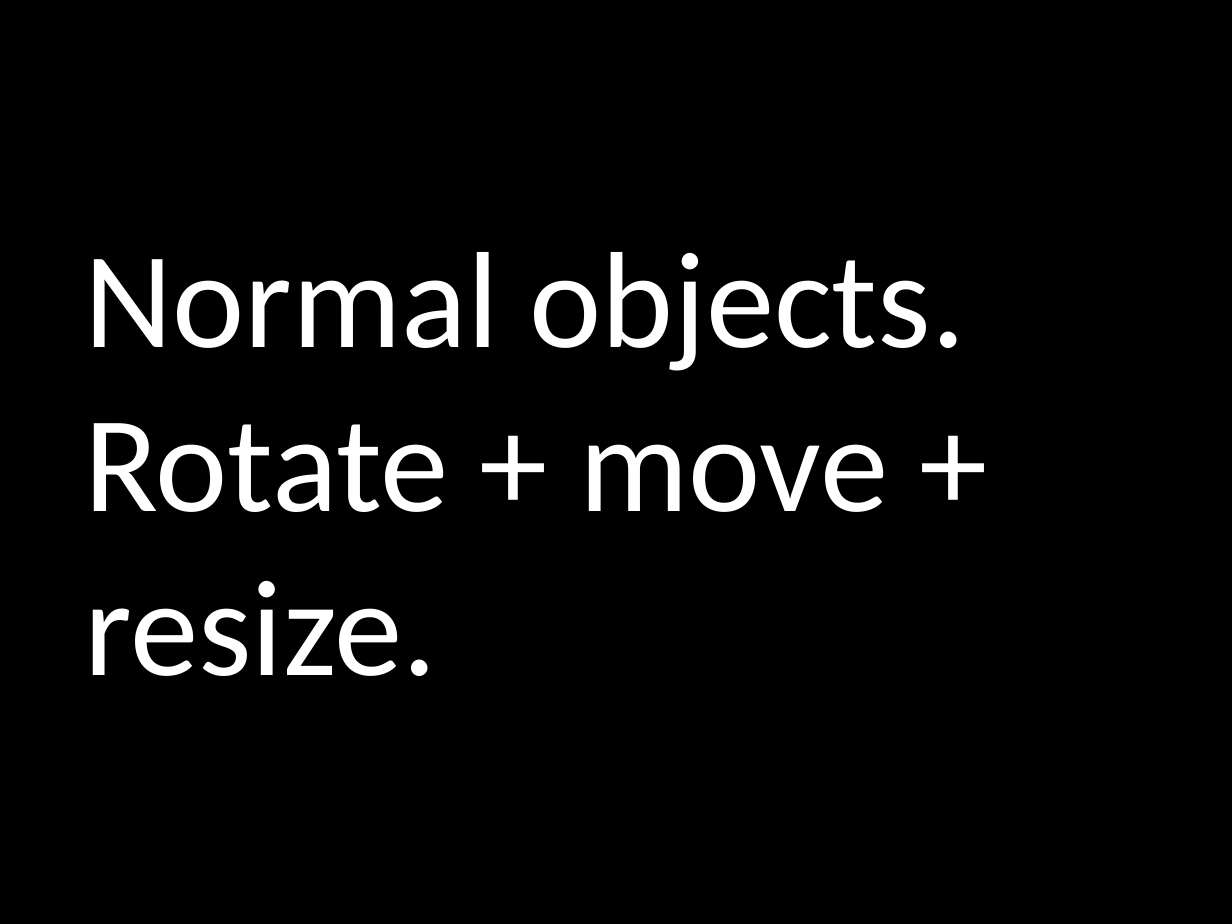
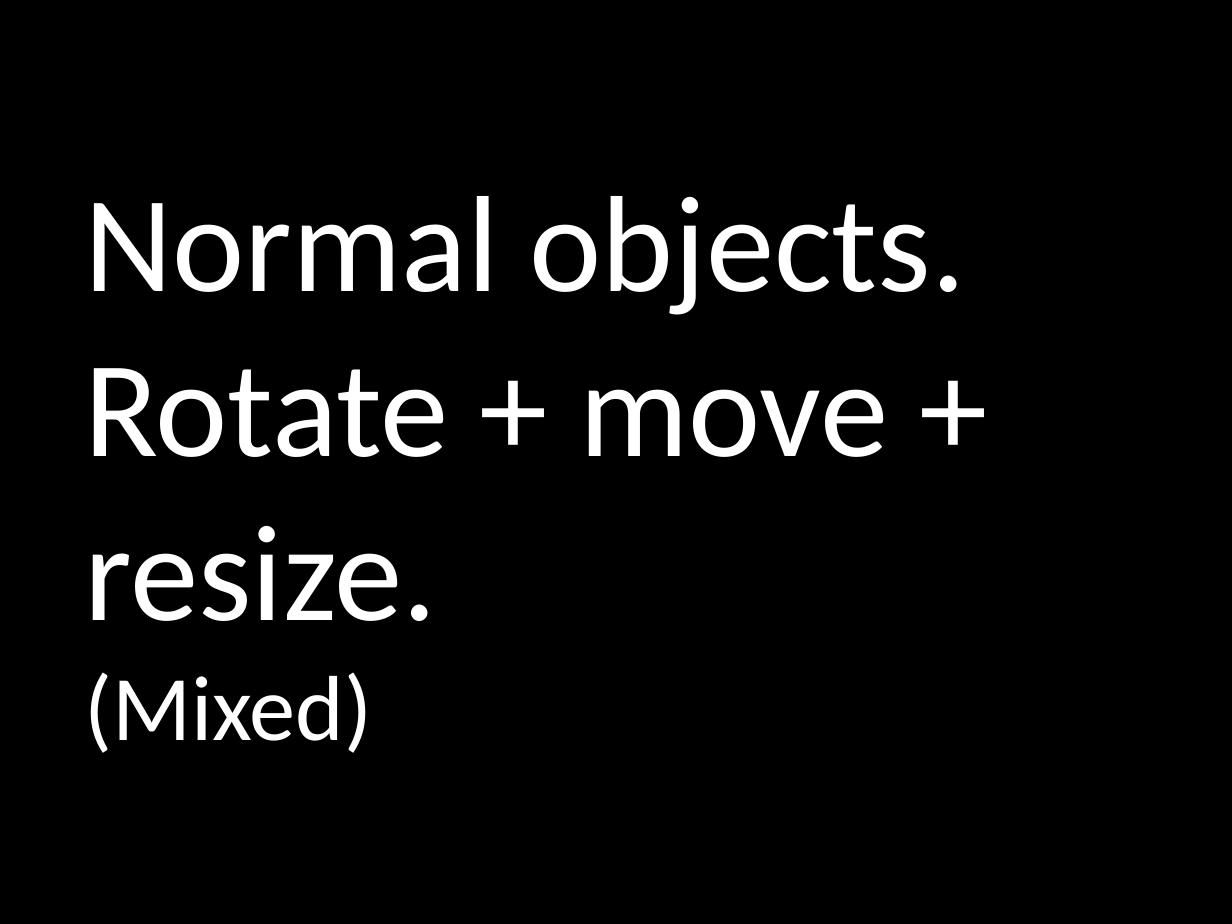
Before and after one commit to PowerPointLabs/PowerPointLabs, a slide deck: slide 31 of doc/Test scenarios.pptx (slide 7 before the commit). Drawn at 1232x924 pixels with LibreOffice and Linux fonts; fonts in the diff are those of the drawing. Boxes give left, top, right and bottom in pixels: in the first picture for what was removed or moved away, otherwise in the second. Text is boxed around its words. In the diff, an @@ line names an element or a change of style, - is before the commit and + after.

```diff
--- a/doc/Test scenarios.pptx
+++ b/doc/Test scenarios.pptx
@@ title at (84,196,965,753): text changed @@
-Normal objects.
-Rotate + move + resize.
+Normal objects.
+Rotate + move + resize.
+(Mixed)
```
Also in this commit, not shown: 3 other slides changed, 24 slides added, 14 other files.
